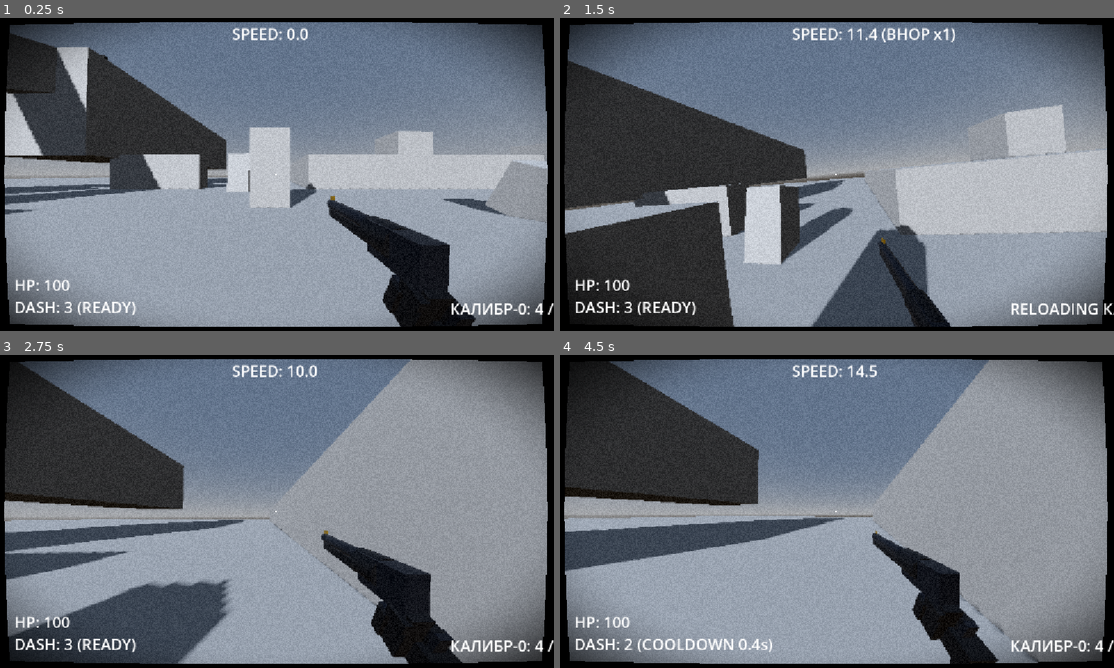
Above: before the commit, frames 1-4 (two rows, left to right).
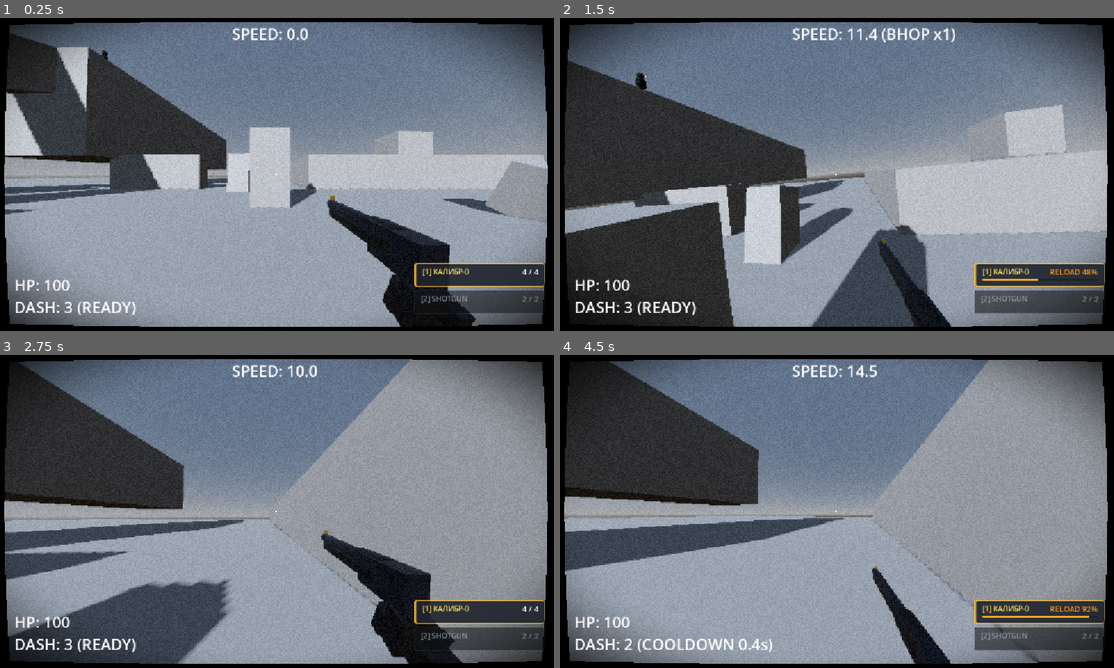
Above: after the commit, the same moments.

Repository: ggou3/voidkill
Game: Godot game, scene res://world.tscn
Same seed, same stepped clock (60 frames per second), same inputs: the game is played once before the commit and once after it.
Inputs (mouse positions are in pixels of both pictures, inside the frame that each line leads up to):
- Up to frame 1 (0.25 s): no input
- Up to frame 2 (1.5 s): tap Enter at 0.5 s; move the mouse to (864, 174) at 0.52 s; hold Right mouse button (alt_fire) 0.53-1.28 s; hold W (move_forward) from 0.53 s (still down); tap Space (jump) at 0.77 s; click (864, 174) at 0.8 s; move the mouse to (809, 174) at 1.27 s; click (809, 174) at 1.35 s
- Up to frame 3 (2.75 s): keep holding W (move_forward); tap Space (jump) at 1.52 s; tap C (slam) at 1.55 s; move the mouse to (288, 505) at 2.02 s; hold C (slam) from 2.03 s (still down); tap Ctrl (slide) at 2.3 s
- Up to frame 4 (4.5 s): keep holding W (move_forward); move the mouse to (831, 517) at 2.77 s; release C (slam) at 2.78 s; tap Ctrl (slide) at 2.85 s; tap Space (jump) at 3.02, 3.77 s; right-click (831, 517) at 3.05 s; move the mouse to (875, 514) at 3.52 s; hold Right mouse button (alt_fire) 3.53-4.28 s; click (875, 514) at 3.8 s; tap R (reload) at 4.15 s; move the mouse to (792, 508) at 4.27 s; tap Shift (dash) at 4.35 s

The runs differ from the first frame. In frame 1, 2.8% of the frame differs, in the area x 18-100%, y 10-95%; in frame 2, 3.7%; in frame 3, 3.0%; in frame 4, 7.9%, in the area x 56-100%, y 56-99%.
Error after the commit: Parse Error: There is already a variable named "scene_root" declared in this scope. (res://enemy.gd:604)

Commit message:
Tweak Calibre-0 burst, add CS:GO-style weapon HUD and debug enemy health bars

Diff:
--- a/enemy.gd
+++ b/enemy.gd
@@ -47,6 +47,11 @@
 
 var eyes_material: StandardMaterial3D = null
 
+var hp_viewport: SubViewport
+var hp_bar: ProgressBar
+var hp_sprite: Sprite3D
+var hp_label: Label3D
+
 func _ready():
 	health = max_health
 	floor_snap_length = 0.4
@@ -69,9 +74,67 @@
 		nav_agent.avoidance_enabled = avoidance_enabled
 		nav_agent.velocity_computed.connect(_on_velocity_computed)
 
+	_setup_health_bar()
+
 	# NavigationServer3D sync delay before using navigation agent
 	set_physics_process(false)
 	call_deferred("_setup_navigation")
+
+func _setup_health_bar():
+	# 1. SubViewport для отрисовки текстуры ProgressBar
+	hp_viewport = SubViewport.new()
+	hp_viewport.size = Vector2i(130, 20)
+	hp_viewport.transparent_bg = true
+	hp_viewport.render_target_update_mode = SubViewport.UPDATE_ALWAYS
+
+	hp_bar = ProgressBar.new()
+	hp_bar.size = Vector2(130, 20)
+	hp_bar.max_value = max_health
+	hp_bar.value = health
+	hp_bar.show_percentage = false
+
+	var bg_box = StyleBoxFlat.new()
+	bg_box.bg_color = Color(0.08, 0.08, 0.08, 0.85)
+	bg_box.border_color = Color(0.35, 0.35, 0.35, 0.9)
+	bg_box.set_border_width_all(2)
+	bg_box.set_corner_radius_all(3)
+
+	var fg_box = StyleBoxFlat.new()
+	fg_box.bg_color = Color(0.95, 0.15, 0.15, 1.0)
+	fg_box.set_corner_radius_all(2)
+
+	hp_bar.add_theme_stylebox_override("background", bg_box)
+	hp_bar.add_theme_stylebox_override("fill", fg_box)
+
+	hp_viewport.add_child(hp_bar)
+	add_child(hp_viewport)
+
+	# 2. Sprite3D билборд полоски здоровья над головой врага
+	hp_sprite = Sprite3D.new()
+	hp_sprite.billboard = BaseMaterial3D.BILLBOARD_ENABLED
+	hp_sprite.no_depth_test = true
+	hp_sprite.position = Vector3(0, 1.15, 0)
+	hp_sprite.texture = hp_viewport.get_texture()
+	hp_sprite.pixel_size = 0.007
+	add_child(hp_sprite)
+
+	# 3. Текстовое числовое значение HP над полоской
+	hp_label = Label3D.new()
+	hp_label.billboard = BaseMaterial3D.BILLBOARD_ENABLED
+	hp_label.no_depth_test = true
+	hp_label.position = Vector3(0, 1.32, 0)
+	hp_label.font_size = 18
+	hp_label.outline_size = 4
+	hp_label.outline_modulate = Color.BLACK
+	hp_label.modulate = Color(1.0, 0.9, 0.9)
+	hp_label.text = "%d / %d" % [health, max_health]
+	add_child(hp_label)
+
+func _update_health_bar():
+	if hp_bar:
+		hp_bar.value = max(0, health)
+	if hp_label:
+		hp_label.text = "%d / %d" % [max(0, health), max_health]
 
 func _setup_navigation():
 	await get_tree().physics_frame
@@ -312,6 +375,8 @@
 		return
 
 	health -= amount
+	_update_health_bar()
+	_spawn_damage_number(amount, hit_pos, is_headshot)
 	AudioManager.play_sound("enemy_hit")
 
 	if is_headshot:
@@ -458,6 +523,8 @@
 	velocity = velocity.slide(col.get_normal()) * 0.2
 
 	health -= wall_damage
+	_update_health_bar()
+	_spawn_damage_number(wall_damage, col.get_position(), false)
 	if health <= 0:
 		var player = get_tree().get_first_node_in_group("player")
 		if is_instance_valid(player) and "skills" in player and player.skills:
@@ -471,6 +538,50 @@
 	set_physics_process(false)
 	AudioManager.play_sound("enemy_death")
 
+	if hp_sprite:
+		hp_sprite.visible = false
+	if hp_label:
+		hp_label.visible = false
+
+func _spawn_damage_number(dmg_amount: int, spawn_pos: Vector3, is_crit: bool = false):
+	if dmg_amount <= 0:
+		return
+	var label = Label3D.new()
+	label.billboard = BaseMaterial3D.BILLBOARD_ENABLED
+	label.no_depth_test = true
+	label.outline_size = 6
+	label.outline_modulate = Color(0, 0, 0, 1)
+
+	if is_crit:
+		label.text = "-%d CRIT!" % dmg_amount
+		label.modulate = Color(1.0, 0.2, 0.1, 1.0)
+		label.font_size = 32
+	elif dmg_amount >= 140:
+		label.text = "-%d AIR!" % dmg_amount
+		label.modulate = Color(0.2, 0.85, 1.0, 1.0)
+		label.font_size = 28
+	else:
+		label.text = "-%d" % dmg_amount
+		label.modulate = Color(1.0, 0.92, 0.25, 1.0)
+		label.font_size = 24
+
+	var scene_root = get_tree().current_scene if get_tree().current_scene else get_parent()
+	if not scene_root:
+		return
+	scene_root.add_child(label)
+
+	var base_p = spawn_pos if spawn_pos.length_squared() > 0.01 else global_position + Vector3(0, 0.8, 0)
+	var offset = Vector3(randf_range(-0.15, 0.15), randf_range(0.05, 0.2), randf_range(-0.15, 0.15))
+	var start_p = base_p + offset
+	label.global_position = start_p
+
+	var target_p = start_p + Vector3(0.0, 0.75, 0.0)
+	var tween = create_tween()
+	tween.set_parallel(true)
+	tween.tween_property(label, "global_position", target_p, 0.65).set_trans(Tween.TRANS_QUAD).set_ease(Tween.EASE_OUT)
+	tween.tween_property(label, "modulate:a", 0.0, 0.65).set_trans(Tween.TRANS_QUAD).set_ease(Tween.EASE_IN)
+	tween.chain().tween_callback(label.queue_free)
+
 	if collision_shape:
 		collision_shape.set_deferred("disabled", true)
 
--- a/weapon_manager.gd
+++ b/weapon_manager.gd
@@ -22,7 +22,7 @@
 		"upward_kick": 0.0, # Не подбрасывает вверх
 		"headshot_multiplier": 2.2, # Хедшот: 70 * 2.2 = 154 урона (ваншот)
 		"air_multiplier": 2.0,      # Бонус x2 по воздушным целям (стакается с хедшотом)
-		"alt_burst_interval": 0.065, # Интервал между выстрелами ПКМ залпа (0.05-0.08с)
+		"alt_burst_interval": 0.12, # Увеличенный интервал между выстрелами ПКМ залпа (различимая очередь)
 		"alt_spread": 0.06,         # Разброс пуль в залпе ПКМ
 		"has_vacuum": true,
 		"vacuum_radius": 2.0,
@@ -52,6 +52,109 @@
 
 @onready var head = $"../Head"
 @onready var ammo_label = $"../HUD/AmmoLabel"
+@onready var hud = $"../HUD"
+
+var weapon_hud_container: VBoxContainer
+var weapon_ui_slots: Array = []
+
+func _ready():
+	_setup_weapon_hud()
+
+func _setup_weapon_hud():
+	if not hud:
+		return
+
+	# Скрываем старый простой текстовый AmmoLabel
+	if ammo_label:
+		ammo_label.visible = false
+
+	if hud.has_node("WeaponHUDList"):
+		weapon_hud_container = hud.get_node("WeaponHUDList")
+	else:
+		weapon_hud_container = VBoxContainer.new()
+		weapon_hud_container.name = "WeaponHUDList"
+		weapon_hud_container.set_anchors_preset(Control.PRESET_BOTTOM_RIGHT)
+		weapon_hud_container.anchor_left = 1.0
+		weapon_hud_container.anchor_top = 1.0
+		weapon_hud_container.anchor_right = 1.0
+		weapon_hud_container.anchor_bottom = 1.0
+		weapon_hud_container.offset_left = -290.0
+		weapon_hud_container.offset_top = -140.0
+		weapon_hud_container.offset_right = -20.0
+		weapon_hud_container.offset_bottom = -20.0
+		weapon_hud_container.grow_horizontal = Control.GROW_DIRECTION_BEGIN
+		weapon_hud_container.grow_vertical = Control.GROW_DIRECTION_BEGIN
+		weapon_hud_container.add_theme_constant_override("separation", 8)
+		hud.add_child(weapon_hud_container)
+
+	_rebuild_weapon_slots()
+
+func _rebuild_weapon_slots():
+	if not weapon_hud_container:
+		return
+	for child in weapon_hud_container.get_children():
+		child.queue_free()
+	weapon_ui_slots.clear()
+
+	for i in range(weapons.size()):
+		var w = weapons[i]
+
+		var panel = PanelContainer.new()
+		panel.custom_minimum_size = Vector2(270, 48)
+
+		var margin = MarginContainer.new()
+		margin.add_theme_constant_override("margin_left", 12)
+		margin.add_theme_constant_override("margin_right", 12)
+		margin.add_theme_constant_override("margin_top", 5)
+		margin.add_theme_constant_override("margin_bottom", 5)
+		panel.add_child(margin)
+
+		var vbox = VBoxContainer.new()
+		vbox.add_theme_constant_override("separation", 3)
+		margin.add_child(vbox)
+
+		var hbox = HBoxContainer.new()
+		vbox.add_child(hbox)
+
+		var name_label = Label.new()
+		name_label.text = "[%d] %s" % [i + 1, w["name"]]
+		name_label.add_theme_font_size_override("font_size", 15)
+		name_label.size_flags_horizontal = Control.SIZE_EXPAND_FILL
+		hbox.add_child(name_label)
+
+		var ammo_text = Label.new()
+		ammo_text.text = "%d / %d" % [ammos[i], w["max_ammo"]]
+		ammo_text.add_theme_font_size_override("font_size", 16)
+		ammo_text.horizontal_alignment = HORIZONTAL_ALIGNMENT_RIGHT
+		hbox.add_child(ammo_text)
+
+		var pbar = ProgressBar.new()
+		pbar.custom_minimum_size = Vector2(0, 4)
+		pbar.show_percentage = false
+		pbar.max_value = 100.0
+		pbar.value = 100.0
+
+		var pbar_bg = StyleBoxFlat.new()
+		pbar_bg.bg_color = Color(0.1, 0.12, 0.14, 0.7)
+		pbar_bg.set_corner_radius_all(2)
+		pbar.add_theme_stylebox_override("background", pbar_bg)
+
+		var pbar_fg = StyleBoxFlat.new()
+		pbar_fg.bg_color = Color(0.2, 0.75, 1.0, 1.0)
+		pbar_fg.set_corner_radius_all(2)
+		pbar.add_theme_stylebox_override("fill", pbar_fg)
+
+		vbox.add_child(pbar)
+
+		weapon_hud_container.add_child(panel)
+
+		weapon_ui_slots.append({
+			"panel": panel,
+			"name_label": name_label,
+			"ammo_text": ammo_text,
+			"pbar": pbar,
+			"pbar_fg": pbar_fg
+		})
 
 func _process(delta):
 	# Кулдауны скорострельности
@@ -89,13 +192,74 @@
 	head.switch_weapon_visual(index)
 
 func update_hud(has_infinite_ammo: bool):
-	var w = weapons[current_weapon_index]
-	if is_reloading:
-		ammo_label.text = "RELOADING " + w["name"] + "..."
-	elif has_infinite_ammo:
-		ammo_label.text = w["name"] + ": INF (BLOOD BUFF)"
-	else:
-		ammo_label.text = w["name"] + ": " + str(ammos[current_weapon_index]) + " / " + str(w["max_ammo"])
+	if not weapon_hud_container:
+		_setup_weapon_hud()
+	if weapon_ui_slots.size() != weapons.size():
+		_rebuild_weapon_slots()
+
+	for i in range(weapons.size()):
+		if i >= weapon_ui_slots.size():
+			continue
+		var w = weapons[i]
+		var slot = weapon_ui_slots[i]
+		var is_active = (i == current_weapon_index)
+
+		var sb = StyleBoxFlat.new()
+		if is_active:
+			# Активное оружие: CS:GO стиль — янтарная плашка слева, яркий текст
+			sb.bg_color = Color(0.12, 0.14, 0.18, 0.9)
+			sb.border_color = Color(0.95, 0.72, 0.20, 1.0)
+			sb.set_border_width_all(1)
+			sb.border_width_left = 5
+			sb.set_corner_radius_all(3)
+			slot["panel"].add_theme_stylebox_override("panel", sb)
+
+			slot["name_label"].text = "[%d] %s" % [i + 1, w["name"]]
+			slot["name_label"].add_theme_color_override("font_color", Color(1.0, 0.88, 0.35, 1.0))
+
+			if is_reloading:
+				var progress = clamp((float(w["reload_time"]) - active_reload_timer) / float(w["reload_time"]), 0.0, 1.0)
+				slot["ammo_text"].text = "RELOAD %d%%" % int(progress * 100.0)
+				slot["ammo_text"].add_theme_color_override("font_color", Color(1.0, 0.6, 0.1, 1.0))
+				slot["pbar"].visible = true
+				slot["pbar"].value = progress * 100.0
+				slot["pbar_fg"].bg_color = Color(0.95, 0.65, 0.15, 1.0) # Amber
+			elif is_bursting:
+				slot["ammo_text"].text = "%d / %d (BURST)" % [ammos[i], w["max_ammo"]]
+				slot["ammo_text"].add_theme_color_override("font_color", Color(1.0, 0.3, 0.3, 1.0))
+				slot["pbar"].visible = false
+			elif has_infinite_ammo:
+				slot["ammo_text"].text = "INF (BLOOD)"
+				slot["ammo_text"].add_theme_color_override("font_color", Color(1.0, 0.2, 0.2, 1.0))
+				slot["pbar"].visible = false
+			else:
+				slot["ammo_text"].text = "%d / %d" % [ammos[i], w["max_ammo"]]
+				slot["ammo_text"].add_theme_color_override("font_color", Color(1.0, 1.0, 1.0, 1.0))
+				slot["pbar"].visible = false
+		else:
+			# Неактивное оружие: приглушенный полупрозрачный слот
+			sb.bg_color = Color(0.06, 0.07, 0.08, 0.55)
+			sb.border_color = Color(0.25, 0.28, 0.32, 0.35)
+			sb.set_border_width_all(1)
+			sb.border_width_left = 2
+			sb.set_corner_radius_all(3)
+			slot["panel"].add_theme_stylebox_override("panel", sb)
+
+			slot["name_label"].text = "[%d] %s" % [i + 1, w["name"]]
+			slot["name_label"].add_theme_color_override("font_color", Color(0.65, 0.68, 0.72, 0.8))
+
+			# Индикатор прогресса пассивной перезарядки спрятанного оружия
+			if ammos[i] < w["max_ammo"]:
+				var p_progress = clamp(passive_reload_timers[i] / float(w["reload_time"]), 0.0, 1.0)
+				slot["ammo_text"].text = "%d / %d (%d%%)" % [ammos[i], w["max_ammo"], int(p_progress * 100.0)]
+				slot["ammo_text"].add_theme_color_override("font_color", Color(0.3, 0.8, 1.0, 0.9)) # Cyan
+				slot["pbar"].visible = true
+				slot["pbar"].value = p_progress * 100.0
+				slot["pbar_fg"].bg_color = Color(0.2, 0.75, 1.0, 0.9)
+			else:
+				slot["ammo_text"].text = "%d / %d" % [ammos[i], w["max_ammo"]]
+				slot["ammo_text"].add_theme_color_override("font_color", Color(0.6, 0.6, 0.6, 0.7))
+				slot["pbar"].visible = false
 
 func shoot(has_infinite_ammo: bool):
 	if is_reloading or is_bursting or fire_timers[current_weapon_index] > 0:
@@ -112,30 +276,26 @@
 	fire_timers[current_weapon_index] = w["fire_rate"]
 	_fire_pellets(current_weapon_index, -1.0, false)
 
-func alt_shoot(has_infinite_ammo: bool):
+func alt_shoot(_has_infinite_ammo: bool = false):
 	# ПКМ — быстрый залп доступен для Калибр-0 (индекс 0)
 	if current_weapon_index != 0:
 		return
 	if is_reloading or is_bursting or fire_timers[current_weapon_index] > 0:
 		return
 
+	# Залп ВСЕГДА расходует реальные патроны из барабана, даже во время активного кровавого баффа
 	if ammos[current_weapon_index] <= 0:
 		reload()
 		return
 
-	var w = weapons[current_weapon_index]
-	var shots_to_fire = int(w["max_ammo"]) if has_infinite_ammo else ammos[current_weapon_index]
-	if shots_to_fire <= 0:
-		reload()
-		return
-
-	_perform_burst(shots_to_fire, has_infinite_ammo)
-
-func _perform_burst(shots_count: int, has_infinite_ammo: bool):
+	var shots_to_fire = ammos[current_weapon_index]
+	_perform_burst(shots_to_fire)
+
+func _perform_burst(shots_count: int):
 	is_bursting = true
 	var w = weapons[0]
 	var burst_spread = float(w.get("alt_spread", 0.06))
-	var burst_interval = float(w.get("alt_burst_interval", 0.065))
+	var burst_interval = float(w.get("alt_burst_interval", 0.12))
 
 	for i in range(shots_count):
 		if not is_instance_valid(self) or not is_inside_tree():
@@ -144,21 +304,15 @@
 		if current_weapon_index != 0:
 			break
 
-		if not has_infinite_ammo:
-			ammos[0] = max(0, ammos[0] - 1)
-
+		ammos[0] = max(0, ammos[0] - 1)
 		_fire_pellets(0, burst_spread, true)
 
 		if i < shots_count - 1:
 			await get_tree().create_timer(burst_interval).timeout
 
 	is_bursting = false
-
-	if not has_infinite_ammo:
-		ammos[0] = 0
-		reload()
-	else:
-		fire_timers[0] = 0.8
+	ammos[0] = 0
+	reload()
 
 func _fire_pellets(weapon_idx: int, spread_override: float = -1.0, is_alt_fire: bool = false):
 	var w = weapons[weapon_idx]
Not shown, changed: DESIGN.md
